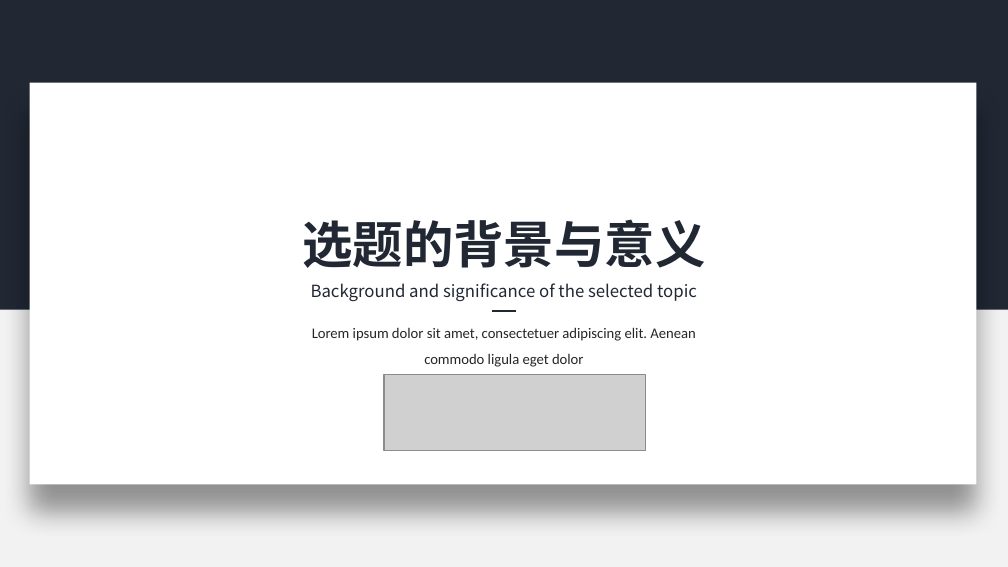
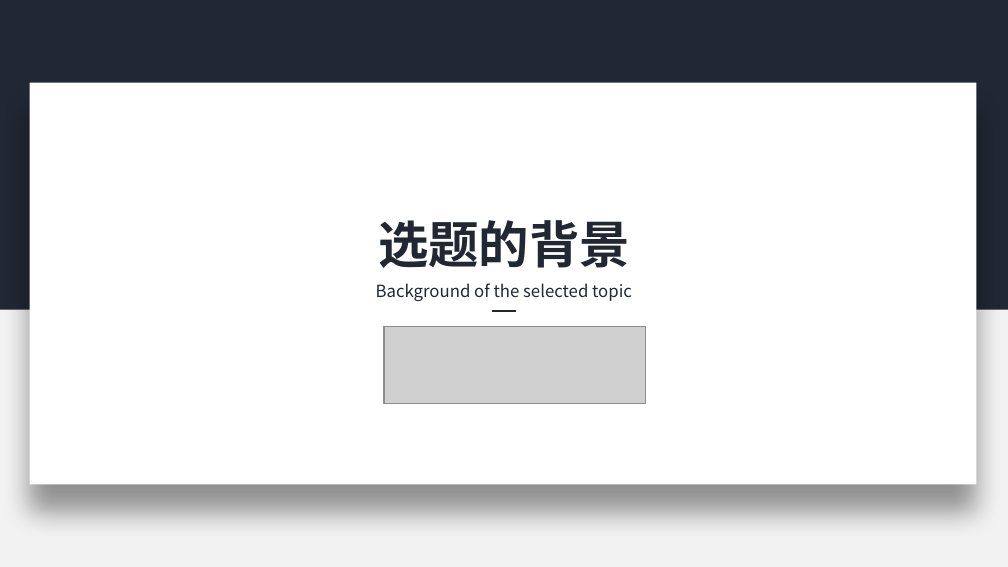
Before and after one commit to chenshuaihua/Graduate, a slide deck: slide 3 of 毕设文件/陈帅华-2016014016-自实1601-中期答辩.pptx. Drawn at 1008x567 pixels with LibreOffice and Linux fonts; fonts in the diff are those of the drawing; grey boxes stand for pictures. Boxes give left, top, right and bottom in pixels: in the first picture for what was removed or moved away, otherwise in the second. Text is boxed around its words. In the diff, an @@ line names an element or a change of style, - is before the commit and + after.

```diff
--- a/毕设文件/陈帅华-2016014016-自实1601-中期答辩.pptx
+++ b/毕设文件/陈帅华-2016014016-自实1601-中期答辩.pptx
@@ text at (378,220,630,268): text changed @@
-选题的背景与意义
+选题的背景
@@ text at (376,283,632,301): text changed @@
-Background and significance of the selected topic
+Background of the selected topic
@@ text removed at (312,327,695,367) @@
-Lorem ipsum dolor sit amet, consectetuer adipiscing elit. Aenean commodo ligula eget dolor
@@ picture: place and size @@
-picture at (384,374,646,451)
+picture at (384,327,646,403)
```
Also in this commit, not shown: 5 other slides changed.
